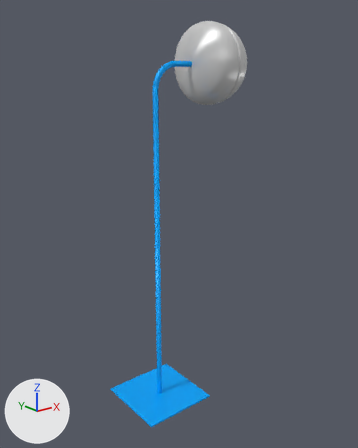
A saved change to the Blender file 3d-models/Grounder/mshGrounder.blend.
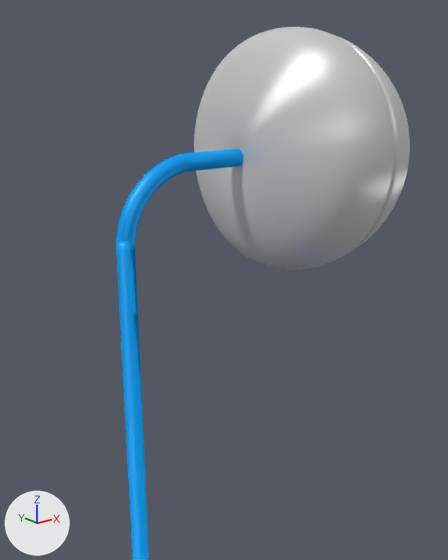
There are two pictures of each version: one whole from a 50 mm camera at (-7.04, -9.68, 8.71) aimed at (0.72, 0.03, 4.83), one close up from a 50 mm camera at (-2.15, -3.82, 9.36) aimed at (0.86, -0.06, 7.86). Every picture has the same lights, and +X, +Y and +Z are marked at lower left.

The first close-up shows 'electrode', 'stand'.
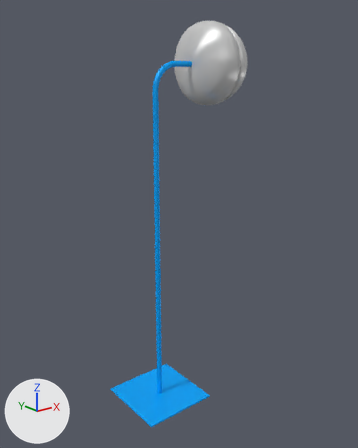
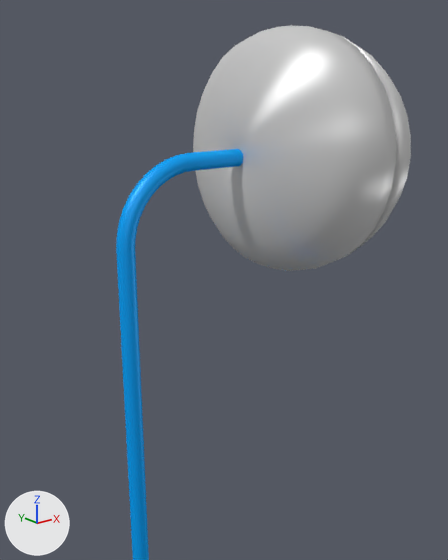
What differs and where, as boxes (x1, y1, x2, y2) in the close-ups (448 x 560 px):
'electrode', modifiers changed
    before: (194, 27, 410, 270)
    after: (193, 25, 411, 271)
part 1 of me_cube_000, cut back
    before: (116, 152, 209, 560)
    after: (125, 153, 209, 239)

Edits to the bpy script that builds the scene:
```text
Change me_cube_000:
    used by ob_stand; location = (0.0, 0.0, 0.0); scale = (1.0, 1.0, 0.0181)
    remove me_cube_000.from_pydata(...)  # 608 vertices, 567 faces; spans x -1.0..1.0, y -1.0..1.0, z -1.0..491.0
    add me_cube_000.from_pydata(...)  # 288 vertices, 265 faces; spans x -1.0..1.0, y -1.0..1.0, z -1.0..491.0
    me_cube_000 part 1: 30 vertices moved within x 0.0..1.0, y 0.0, z 465.0..491.0; 320 vertices removed from x 0.0..1.0, y 0.0, z 1.0..491.0
Change ob_electrode:
    where _m = ob_electrode.modifiers.new('Subsurf', 'SUBSURF')
    _m.levels: 2 -> 0
    add _m.render_levels = 0
```
